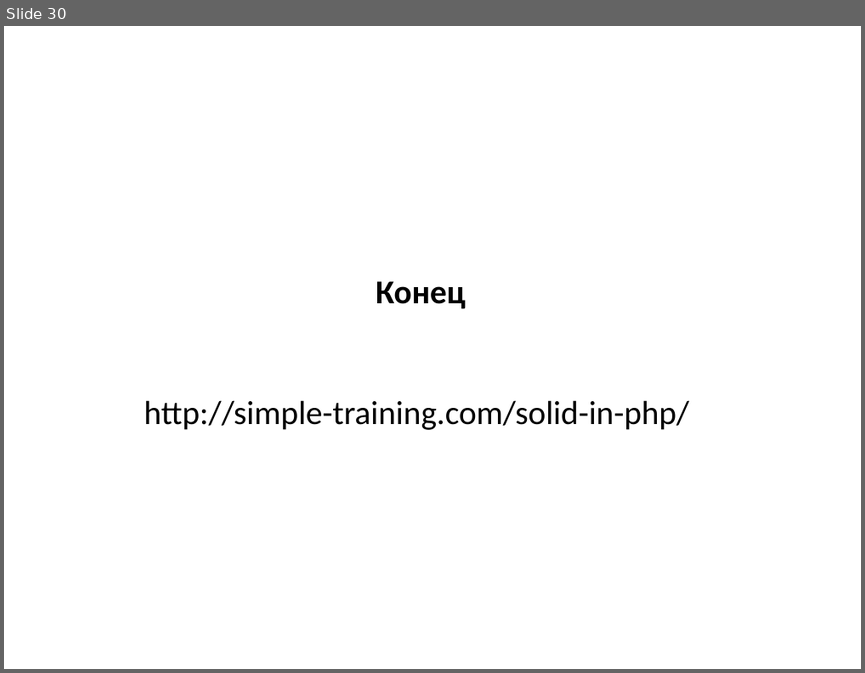
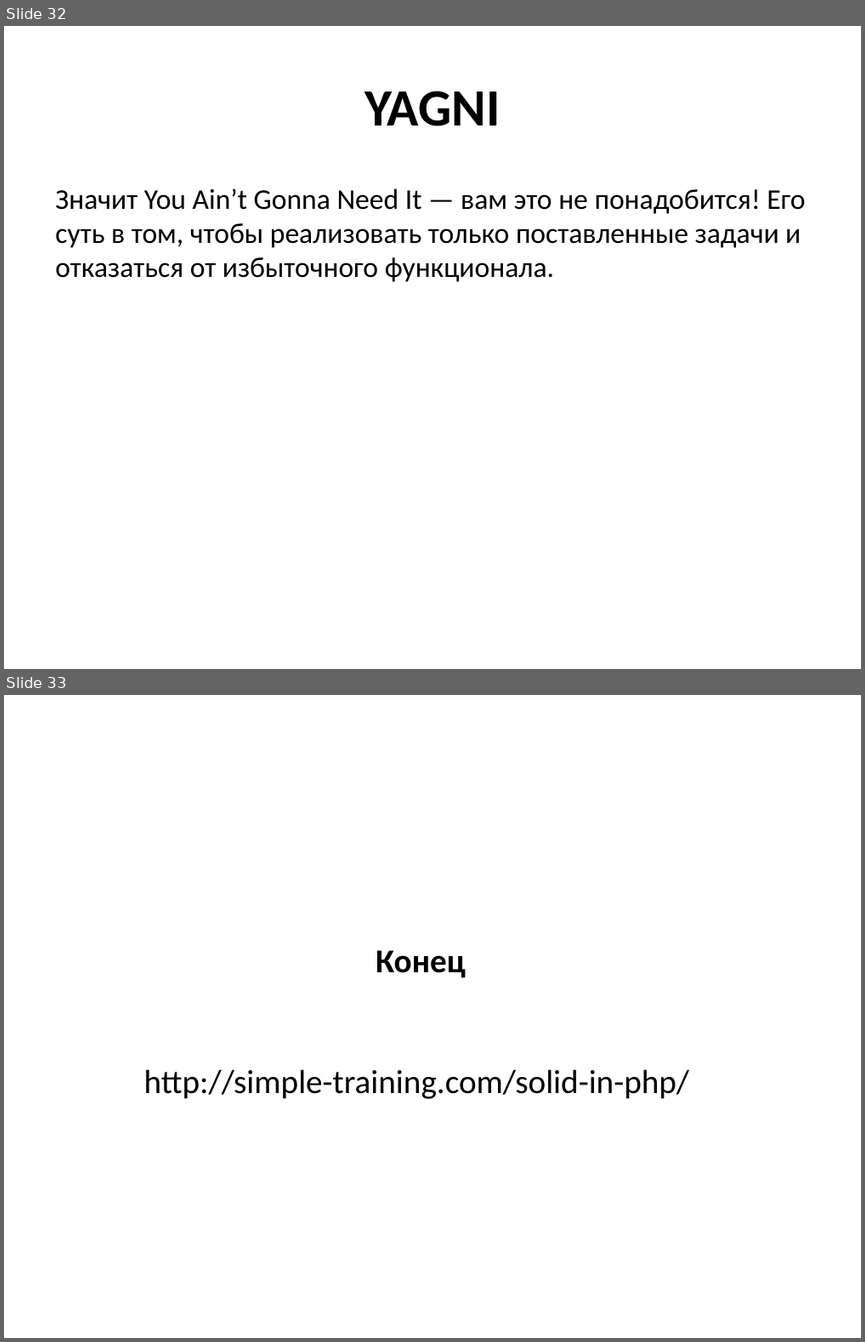
Before and after one commit to dimaxz/Lectures, a slide deck: Лекция 3. SOLID/SOLID.pptx. Shown one above the other, each under a label of ours: slide 30 before the commit, slides 32 and 33 after it. The pictures are 865x673 and 865x1342 pixels, drawn with LibreOffice and Linux fonts; fonts in the diff are those of the drawing. Boxes give left, top, right and bottom in pixels: in the first picture for what was removed or moved away, otherwise in the second. Text is boxed around its words. In the diff, an @@ line names an element or a change of style, - is before the commit and + after.

```diff
--- a/Лекция 3. SOLID/SOLID.pptx
+++ b/Лекция 3. SOLID/SOLID.pptx
@@ slide 32 added at [4, 26, 861, 669], background #FFFFFF @@
@@ title added at [364, 91, 500, 126], 44 pt, text #000000, bold @@
+YAGNI
@@ text added at [55, 188, 805, 282], 24 pt, text #000000 @@
+Значит You Ain’t Gonna Need It — вам это не понадобится! Его суть в том, чтобы реализовать только поставленные задачи и отказаться от избыточного функционала.
@@ what was slide 30 is now slide 33 @@
```
Also in this commit, not shown: 2 other slides added.
